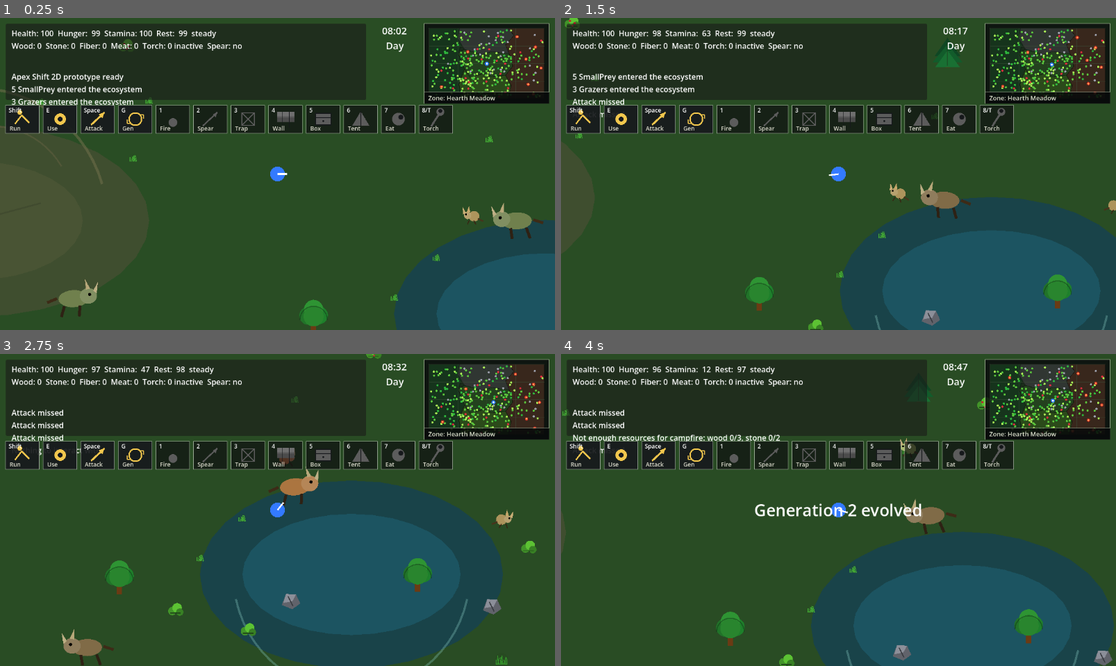
Above: before the commit, frames 1-4 (two rows, left to right).
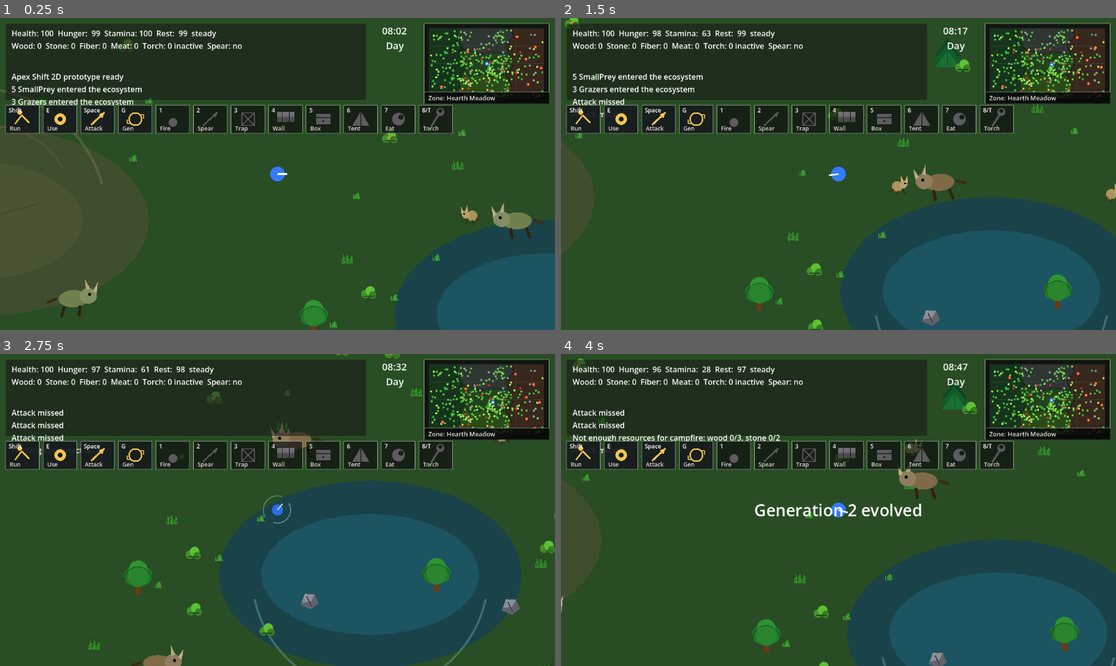
Above: after the commit, the same moments.

Repository: krisstoof/apex-shift-2d
Game: Godot game, scene res://scenes/main.tscn
Two runs of this game, one before a commit and one after it. Both use one fixed random seed, a clock stepped at 60 frames per second and the inputs below.
Inputs (mouse positions are in pixels of both pictures, inside the frame that each line leads up to):
- Up to frame 1 (0.25 s): no input
- Up to frame 2 (1.5 s): tap Enter at 0.5 s; move the mouse to (960, 158) at 0.52 s; hold D (move_right) 0.53-1.28 s; hold Shift 0.53-1.28 s; click (960, 158) at 0.67 s; tap Space at 0.77 s; move the mouse to (727, 189) at 1.27 s; hold S (move_down) from 1.28 s (still down); tap Shift at 1.35 s
- Up to frame 3 (2.75 s): tap Space at 1.52 s; move the mouse to (333, 441) at 2.02 s; release S (move_down) at 2.03 s; hold D (move_right) from 2.03 s (still down); hold Shift from 2.03 s (still down); tap E at 2.1 s
- Up to frame 4 (4 s): move the mouse to (810, 572) at 2.77 s; release D (move_right) at 2.78 s; release Shift at 2.78 s; hold W (move_up) 2.78-3.53 s; tap G at 2.85 s; click (810, 572) at 2.92 s; tap Space at 3.02, 3.77 s; tap Shift at 3.05 s; move the mouse to (1005, 556) at 3.52 s; hold A (move_left) from 3.53 s (still down); hold Shift from 3.53 s (still down); tap 1 at 3.6 s

The runs differ from the first frame. In frame 1, 0.6% of the frame differs, in the area x 59-98%, y 4-100%; in frame 2, 1.6%; in frame 3, 8.3%, in the area x 11-100%, y 0-100%; in frame 4, 7.6%.

Commit message:
feature/#77 Make vegetation denser around ponds

Diff:
--- a/scripts/creatures/grazer.gd
+++ b/scripts/creatures/grazer.gd
@@ -290,6 +290,8 @@
 		if not _is_edible_vegetation_target(vegetation):
 			continue
 		var distance := global_position.distance_to(vegetation.global_position)
+		if vegetation.is_in_group("pond_vegetation"):
+			distance *= 0.68
 		if _get_biome_id_for_position(vegetation.global_position) != current_biome_id:
 			distance *= 1.6
 		if distance < nearest_distance:
--- a/scripts/creatures/small_prey.gd
+++ b/scripts/creatures/small_prey.gd
@@ -254,6 +254,8 @@
 		if not _is_edible_vegetation_target(vegetation):
 			continue
 		var distance := global_position.distance_to(vegetation.global_position)
+		if vegetation.is_in_group("pond_vegetation"):
+			distance *= 0.75
 		if _get_biome_id_for_position(vegetation.global_position) != current_biome_id:
 			distance *= 1.8
 		if distance < nearest_distance:
--- a/scripts/player/player.gd
+++ b/scripts/player/player.gd
@@ -20,6 +20,8 @@
 var recipes := {}
 var world_limits := WORLD_CONFIG.get_player_limits()
 var attack_visual_time := 0.0
+var is_swimming := false
+var swim_ripple_time := 0.0
 
 const CAMPFIRE_SCENE := preload("res://scenes/buildings/campfire.tscn")
 const TRAP_SCENE := preload("res://scenes/buildings/trap.tscn")
@@ -43,6 +45,9 @@
 func _process(delta: float) -> void:
 	_tick_torch(delta)
 	_face_mouse()
+	if is_swimming:
+		swim_ripple_time += delta
+		queue_redraw()
 	if attack_visual_time > 0.0:
 		attack_visual_time = max(attack_visual_time - delta, 0.0)
 		queue_redraw()
@@ -53,8 +58,13 @@
 func _physics_process(delta: float) -> void:
 	_face_mouse()
 	var input_vector := Input.get_vector("move_left", "move_right", "move_up", "move_down")
-	var wants_run := Input.is_key_pressed(KEY_SHIFT) and stats.can_run() and input_vector.length() > 0.0
-	var speed := (run_speed if wants_run else walk_speed) * stats.get_speed_multiplier() * _get_terrain_speed_multiplier()
+	var terrain_speed := _get_terrain_speed_multiplier()
+	var was_swimming := is_swimming
+	is_swimming = _is_in_water()
+	if is_swimming != was_swimming:
+		queue_redraw()
+	var wants_run := Input.is_key_pressed(KEY_SHIFT) and stats.can_run() and input_vector.length() > 0.0 and not is_swimming
+	var speed := (run_speed if wants_run else walk_speed) * stats.get_speed_multiplier() * terrain_speed
 	velocity = input_vector * speed
 	move_and_slide()
 	global_position.x = clamp(global_position.x, -world_limits.x, world_limits.x)
@@ -131,6 +141,13 @@
 	return 1.0
 
 
+func _is_in_water() -> bool:
+	var world := get_tree().current_scene.get_node_or_null("World")
+	if world and world.has_method("is_position_in_water"):
+		return world.is_position_in_water(global_position) == true
+	return false
+
+
 func debug_add_item(item_name: String, amount := 1) -> void:
 	if item_name == "spear":
 		has_spear = true
@@ -347,8 +364,19 @@
 func _draw() -> void:
 	_draw_torch_light()
 	_draw_attack_visual()
-	draw_circle(Vector2.ZERO, 14.0, Color(0.2, 0.48, 1.0))
-	draw_line(Vector2.ZERO, Vector2(18, 0), Color.WHITE, 3.0)
+	if is_swimming:
+		_draw_swimming_body()
+	else:
+		draw_circle(Vector2.ZERO, 14.0, Color(0.2, 0.48, 1.0))
+		draw_line(Vector2.ZERO, Vector2(18, 0), Color.WHITE, 3.0)
+
+
+func _draw_swimming_body() -> void:
+	var ripple_phase := sin(swim_ripple_time * 8.0) * 0.5 + 0.5
+	draw_arc(Vector2.ZERO, 23.0 + ripple_phase * 4.0, deg_to_rad(20.0), deg_to_rad(160.0), 24, Color(0.72, 0.93, 1.0, 0.45), 2.0)
+	draw_arc(Vector2.ZERO, 28.0 - ripple_phase * 3.0, deg_to_rad(200.0), deg_to_rad(340.0), 24, Color(0.72, 0.93, 1.0, 0.34), 2.0)
+	draw_circle(Vector2.ZERO, 10.5, Color(0.18, 0.42, 0.92))
+	draw_line(Vector2.ZERO, Vector2(15, 0), Color(0.86, 0.95, 1.0), 2.0)
 
 
 func _draw_torch_light() -> void:
--- a/scripts/systems/game_balance.gd
+++ b/scripts/systems/game_balance.gd
@@ -152,8 +152,14 @@
 	"hill_spawn_margin": 220.0,
 	"pond_spawn_margin": 260.0,
 	"landmark_min_distance": 420.0,
-	"pond_vegetation_bonus": 1.45,
-	"pond_grass_food_bonus": 1.30,
+	"pond_vegetation_bonus": 2.0,
+	"pond_vegetation_base_count": 14,
+	"pond_vegetation_min_distance": 28.0,
+	"pond_vegetation_player_safe_distance": 36.0,
+	"pond_vegetation_inner_ring_factor": 1.18,
+	"pond_vegetation_outer_ring_factor": 1.48,
+	"pond_grass_food_bonus": 1.45,
+	"pond_vegetation_visual_scale": 1.28,
 	"dense_vegetation_resource_bonus": 1.60,
 	"animal_hotspot_population_bonus": 1.25
 }
--- a/scripts/ui/debug_panel.gd
+++ b/scripts/ui/debug_panel.gd
@@ -318,6 +318,7 @@
 		get_tree().get_nodes_in_group("pond_landmarks").size(),
 		get_tree().get_nodes_in_group("water_sources").size()
 	])
+	lines.append("Pond vegetation: %d" % get_tree().get_nodes_in_group("pond_vegetation").size())
 	lines.append("Growth: %s" % _get_resource_growth_text())
 	return "\n".join(lines)
 
--- a/scripts/world/resource_node.gd
+++ b/scripts/world/resource_node.gd
@@ -21,6 +21,10 @@
 var player_harvestable := true
 var is_edible_by_herbivores := false
 var food_value := 0.0
+var is_pond_vegetation := false
+var pond_id := ""
+var food_bonus_multiplier := 1.0
+var pond_visual_multiplier := 1.0
 var biome_id := ""
 
 @onready var collision_shape: CollisionShape2D = $CollisionShape2D
@@ -136,7 +140,11 @@
 		"can_be_harvested": can_be_harvested,
 		"player_harvestable": player_harvestable,
 		"is_edible_by_herbivores": is_edible_by_herbivores,
-		"food_value": food_value
+		"food_value": food_value,
+		"is_pond_vegetation": is_pond_vegetation,
+		"pond_id": pond_id,
+		"food_bonus_multiplier": food_bonus_multiplier,
+		"pond_visual_multiplier": pond_visual_multiplier
 	}
 
 
@@ -148,6 +156,13 @@
 	days_since_harvested = max(float(data.get("days_since_harvested", 0.0)), 0.0)
 	is_harvested = data.get("is_harvested", growth_stage <= 0) == true
 	can_be_harvested = data.get("can_be_harvested", growth_stage > 0) == true
+	food_value = max(float(data.get("food_value", food_value)), 0.0)
+	is_pond_vegetation = data.get("is_pond_vegetation", false) == true
+	pond_id = str(data.get("pond_id", pond_id))
+	food_bonus_multiplier = max(float(data.get("food_bonus_multiplier", food_bonus_multiplier)), 1.0)
+	pond_visual_multiplier = max(float(data.get("pond_visual_multiplier", pond_visual_multiplier)), 1.0)
+	_apply_pond_visual_bonus()
+	_sync_resource_groups()
 	_apply_growth_stage()
 
 
@@ -177,6 +192,28 @@
 
 func reset_growth_state() -> void:
 	force_full_regrowth()
+
+
+func set_pond_vegetation(source_pond_id: String, food_multiplier: float = 1.0, visual_multiplier: float = 1.0) -> void:
+	if is_pond_vegetation:
+		return
+	is_pond_vegetation = true
+	pond_id = source_pond_id
+	food_bonus_multiplier = max(food_multiplier, 1.0)
+	pond_visual_multiplier = max(visual_multiplier, 1.0)
+	if food_value > 0.0:
+		food_value *= food_bonus_multiplier
+	_apply_pond_visual_bonus()
+	_sync_resource_groups()
+	_apply_growth_stage()
+
+
+func _apply_pond_visual_bonus() -> void:
+	if not is_pond_vegetation:
+		return
+	if resource_kind in ["grass_patch", "dense_grass", "small_bush", "berry_bush"]:
+		mature_radius *= pond_visual_multiplier
+		mature_color = mature_color.lightened(0.08)
 
 
 func get_growth_debug_text() -> String:
@@ -300,7 +337,7 @@
 
 
 func _sync_resource_groups() -> void:
-	for group_name in ["trees", "bushes", "grass", "rocks", "vegetation", "edible_vegetation"]:
+	for group_name in ["trees", "bushes", "grass", "rocks", "vegetation", "edible_vegetation", "pond_vegetation"]:
 		if is_in_group(group_name):
 			remove_from_group(group_name)
 	match resource_kind:
@@ -317,6 +354,8 @@
 			add_to_group("rocks")
 	if food_value > 0.0:
 		add_to_group("edible_vegetation")
+	if is_pond_vegetation:
+		add_to_group("pond_vegetation")
 
 
 func _vector_to_data(value: Vector2) -> Dictionary:
--- a/scripts/world/world.gd
+++ b/scripts/world/world.gd
@@ -5,6 +5,7 @@
 const SMALL_PREY_SCENE := preload("res://scenes/creatures/small_prey.tscn")
 const GRAZER_SCENE := preload("res://scenes/creatures/grazer.tscn")
 const WORLD_CONFIG := preload("res://scripts/world/world_config.gd")
+const GAME_BALANCE := preload("res://scripts/systems/game_balance.gd")
 
 const SMALL_PREY_SPAWN_TICK_SECONDS := 4.0
 const SMALL_PREY_MAX_VISIBLE_COUNT := 12
@@ -34,10 +35,13 @@
 const CREATURE_BOUND_GROUPS := ["varnak", "small_prey", "grazer"]
 const CREATURE_BOUND_TELEPORT_PADDING := 36.0
 const HILL_RESOURCE_BLOCK_RADIUS_FACTOR := 0.72
-const POND_SPEED_MULTIPLIER := 0.68
-const POND_VEGETATION_BONUS_COUNT := 3
+const POND_SPEED_MULTIPLIER := 0.42
+const POND_VISUAL_Y_SCALE := 0.62
+const POND_VEGETATION_MIN_COUNT := 18
 const POND_VEGETATION_RING_MIN_FACTOR := 0.82
 const POND_VEGETATION_RING_MAX_FACTOR := 1.35
+const POND_VEGETATION_RING_JITTER := 0.16
+const POND_VEGETATION_ANGLE_JITTER_FACTOR := 0.38
 
 var evolution_director: Node
 var day_night_system: Node
@@ -92,11 +96,16 @@
 
 func get_terrain_speed_multiplier(position: Vector2) -> float:
 	for pond in pond_landmarks:
-		var center := Vector2(pond.get("position", Vector2.ZERO))
-		var radius := float(pond.get("radius", 0.0))
-		if position.distance_to(center) <= radius:
+		if _is_position_in_pond_water(position, pond):
 			return POND_SPEED_MULTIPLIER
 	return 1.0
+
+
+func is_position_in_water(position: Vector2) -> bool:
+	for pond in pond_landmarks:
+		if _is_position_in_pond_water(position, pond):
+			return true
+	return false
 
 
 func get_creatures_out_of_bounds_count() -> int:
@@ -193,29 +202,96 @@
 		var biome := _get_biome_for_id(str(pond.get("biome_id", "")))
 		if biome.is_empty():
 			continue
-		var pond_kinds := ["dense_grass", "grass_patch", "berry_bush", "small_bush"]
-		for i in POND_VEGETATION_BONUS_COUNT:
+		var pond_kinds := [
+			"dense_grass",
+			"grass_patch",
+			"dense_grass",
+			"grass_patch",
+			"small_bush",
+			"dense_grass",
+			"grass_patch",
+			"berry_bush",
+			"dense_grass",
+			"grass_patch",
+			"small_bush",
+			"grass_patch"
+		]
+		var vegetation_count := _get_pond_vegetation_count()
+		var angle_phase := resource_rng.randf_range(0.0, TAU)
+		for i in vegetation_count:
 			var kind := str(pond_kinds[i % pond_kinds.size()])
-			_try_spawn_resource_near_pond(kind, pond, biome, used_positions, player_position)
-
-
-func _try_spawn_resource_near_pond(resource_kind: String, pond: Dictionary, biome: Dictionary, used_positions: Array[Vector2], player_position: Vector2) -> bool:
+			_try_spawn_resource_near_pond(kind, pond, biome, used_positions, player_position, i, vegetation_count, angle_phase)
+
+
+func _try_spawn_resource_near_pond(resource_kind: String, pond: Dictionary, biome: Dictionary, used_positions: Array[Vector2], player_position: Vector2, slot_index: int, slot_count: int, angle_phase: float) -> bool:
 	var center := Vector2(pond.get("position", Vector2.ZERO))
 	var radius := float(pond.get("radius", 100.0))
+	var slot_angle: float = TAU / float(max(slot_count, 1))
+	var base_angle: float = angle_phase + slot_angle * float(slot_index)
+	var ring_factor := _get_pond_vegetation_ring_factor(slot_index, slot_count)
+	var min_ring_factor: float = max(ring_factor - POND_VEGETATION_RING_JITTER, 1.12)
+	var max_ring_factor: float = ring_factor + POND_VEGETATION_RING_JITTER
 	for _attempt in WORLD_CONFIG.RESOURCE_SPAWN_ATTEMPTS:
-		var angle := resource_rng.randf_range(0.0, TAU)
-		var distance := resource_rng.randf_range(radius * POND_VEGETATION_RING_MIN_FACTOR, radius * POND_VEGETATION_RING_MAX_FACTOR)
+		var angle: float = base_angle + resource_rng.randf_range(-slot_angle, slot_angle) * POND_VEGETATION_ANGLE_JITTER_FACTOR
+		var distance := resource_rng.randf_range(radius * min_ring_factor, radius * max_ring_factor)
 		var candidate := center + Vector2.RIGHT.rotated(angle) * distance
+		if _is_position_in_pond_water(candidate, pond, 1.08):
+			continue
 		if not _is_point_in_biome(candidate, biome):
 			continue
 		if _is_resource_blocked_by_hill(resource_kind, candidate):
 			continue
-		if not _is_valid_resource_position(candidate, used_positions, player_position):
+		if not _is_valid_resource_position_with_min_distance(candidate, used_positions, player_position, _get_pond_vegetation_min_distance(), _get_pond_vegetation_player_safe_distance()):
 			continue
 		used_positions.append(candidate)
-		_spawn_resource_at(resource_kind, candidate)
+		var node := _spawn_resource_at(resource_kind, candidate)
+		if node.has_method("set_pond_vegetation"):
+			node.set_pond_vegetation(
+				str(pond.get("id", "pond")),
+				float(GAME_BALANCE.LANDMARKS.get("pond_grass_food_bonus", 1.0)),
+				float(GAME_BALANCE.LANDMARKS.get("pond_vegetation_visual_scale", 1.0))
+			)
 		return true
 	return false
+
+
+func _get_pond_vegetation_count() -> int:
+	var base_count := int(GAME_BALANCE.LANDMARKS.get("pond_vegetation_base_count", 6))
+	var bonus := float(GAME_BALANCE.LANDMARKS.get("pond_vegetation_bonus", 1.0))
+	return max(POND_VEGETATION_MIN_COUNT, int(round(float(base_count) * bonus)))
+
+
+func _get_pond_vegetation_ring_factor(index: int, count: int) -> float:
+	var inner_factor := float(GAME_BALANCE.LANDMARKS.get("pond_vegetation_inner_ring_factor", POND_VEGETATION_RING_MIN_FACTOR))
+	var outer_factor := float(GAME_BALANCE.LANDMARKS.get("pond_vegetation_outer_ring_factor", POND_VEGETATION_RING_MAX_FACTOR))
+	var band_index := (index * 5) % 4
+	match band_index:
+		0:
+			return inner_factor
+		1:
+			return lerp(inner_factor, outer_factor, 0.34)
+		2:
+			return lerp(inner_factor, outer_factor, 0.68)
+		_:
+			return outer_factor
+
+
+func _get_pond_vegetation_min_distance() -> float:
+	return float(GAME_BALANCE.LANDMARKS.get("pond_vegetation_min_distance", 46.0))
+
+
+func _get_pond_vegetation_player_safe_distance() -> float:
+	return float(GAME_BALANCE.LANDMARKS.get("pond_vegetation_player_safe_distance", 36.0))
+
+
+func _is_position_in_pond_water(position: Vector2, pond: Dictionary, margin_multiplier: float = 1.0) -> bool:
+	var center := Vector2(pond.get("position", Vector2.ZERO))
+	var radius := float(pond.get("radius", 0.0)) * margin_multiplier
+	if radius <= 0.0:
+		return false
+	var offset := position - center
+	var normalized := Vector2(offset.x / radius, offset.y / (radius * POND_VISUAL_Y_SCALE))
+	return normalized.length_squared() <= 1.0
 
 
 func _spawn_resource_at(resource_kind: String, pos: Vector2) -> Node:
@@ -299,10 +375,14 @@
 
 
 func _is_valid_resource_position(candidate: Vector2, used_positions: Array[Vector2], player_position: Vector2) -> bool:
-	if candidate.distance_to(player_position) < WORLD_CONFIG.RESOURCE_PLAYER_SAFE_DISTANCE:
+	return _is_valid_resource_position_with_min_distance(candidate, used_positions, player_position, WORLD_CONFIG.RESOURCE_MIN_DISTANCE)
+
+
+func _is_valid_resource_position_with_min_distance(candidate: Vector2, used_positions: Array[Vector2], player_position: Vector2, min_distance: float, player_safe_distance: float = WORLD_CONFIG.RESOURCE_PLAYER_SAFE_DISTANCE) -> bool:
+	if candidate.distance_to(player_position) < player_safe_distance:
 		return false
 	for used_position in used_positions:
-		if candidate.distance_to(used_position) < WORLD_CONFIG.RESOURCE_MIN_DISTANCE:
+		if candidate.distance_to(used_position) < min_distance:
 			return false
 	return true
 
@@ -1043,7 +1123,7 @@
 func _draw_pond_landmark(landmark: Dictionary) -> void:
 	var center := Vector2(landmark.get("position", Vector2.ZERO))
 	var radius := float(landmark.get("radius", 100.0))
-	_draw_filled_ellipse(Rect2(center - Vector2(radius, radius * 0.62), Vector2(radius * 2.0, radius * 1.24)), Color(0.08, 0.25, 0.33, 0.76))
+	_draw_filled_ellipse(Rect2(center - Vector2(radius, radius * POND_VISUAL_Y_SCALE), Vector2(radius * 2.0, radius * POND_VISUAL_Y_SCALE * 2.0)), Color(0.08, 0.25, 0.33, 0.76))
 	_draw_filled_ellipse(Rect2(center - Vector2(radius * 0.72, radius * 0.40), Vector2(radius * 1.44, radius * 0.80)), Color(0.12, 0.39, 0.47, 0.52))
 	draw_arc(center, radius * 0.78, deg_to_rad(12.0), deg_to_rad(168.0), 28, Color(0.52, 0.78, 0.75, 0.34), 4.0)
 
